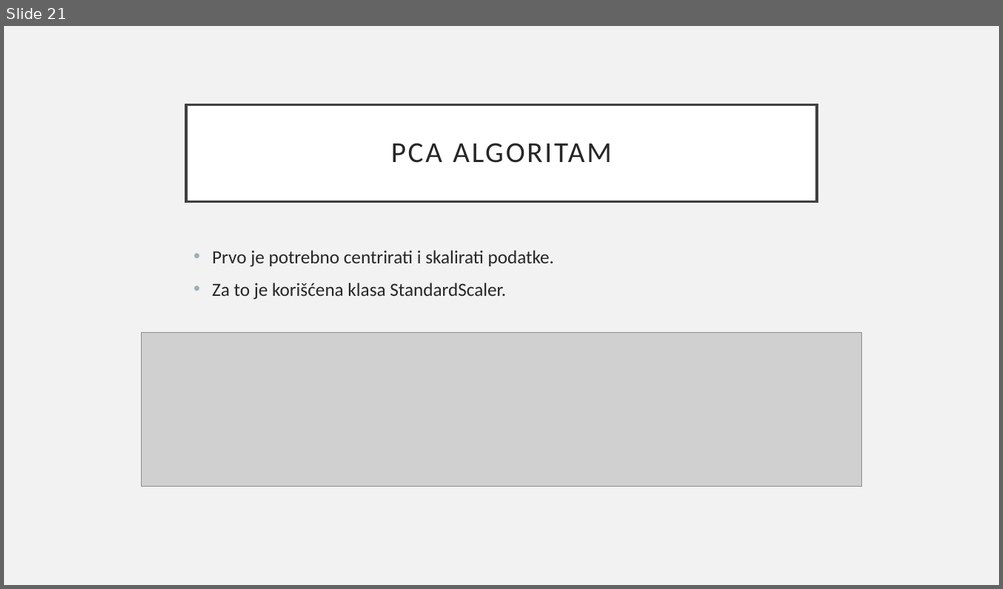
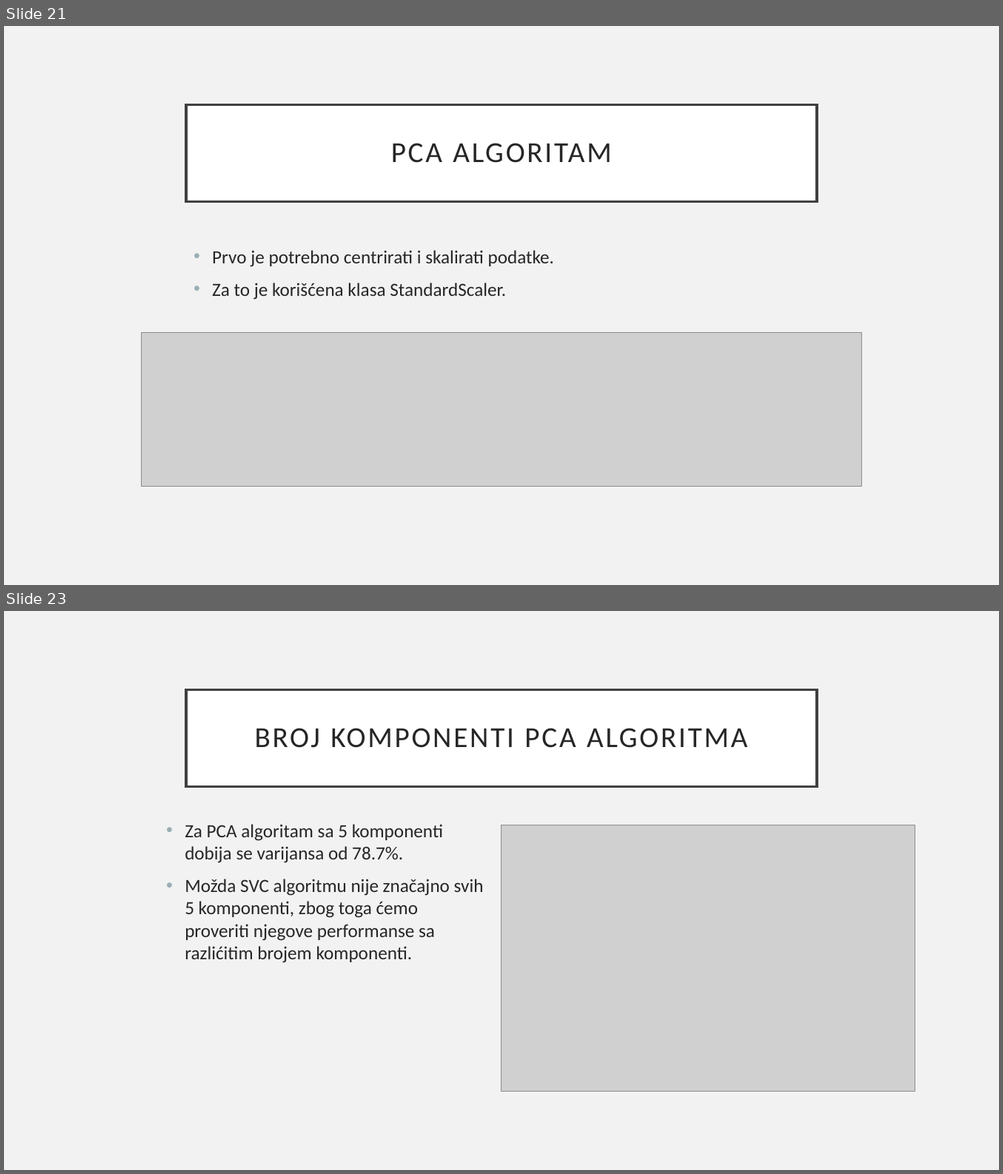
Before and after one commit to mijatkrivokapic/Epileptic-Seizure-Recognition, a slide deck: Detekcija epileptičnih napada pomoću EEG vremenske serije.pptx. Shown one above the other, each under a label of ours: slide 21 before the commit, slides 21 and 23 after it; the slides between them are not shown. The pictures are 1003x589 and 1003x1174 pixels, drawn with LibreOffice and Linux fonts; fonts in the diff are those of the drawing; grey boxes stand for pictures. Boxes give left, top, right and bottom in pixels: in the first picture for what was removed or moved away, otherwise in the second. Text is boxed around its words. In the diff, an @@ line names an element or a change of style, - is before the commit and + after.

```diff
--- a/Detekcija epileptičnih napada pomoću EEG vremenske serije.pptx
+++ b/Detekcija epileptičnih napada pomoću EEG vremenske serije.pptx
@@ slide 23 added at [4,611,999,1170], background #F2F2F2 @@
@@ title added at [186,689,817,786], fill #FFFFFF, outline #404040 2.5 pt, 28 pt, text #262626 @@
+BROJ KOMPONENTI PCA ALGORITMA
@@ text added at [185,824,484,963], 18 pt, text #262626 @@
+• Za PCA algoritam sa 5 komponenti dobija se varijansa od 78.7%.
+• Možda SVC algoritmu nije značajno svih 5 komponenti, zbog toga ćemo proveriti njegove performanse sa razlićitim brojem komponenti.
@@ picture added at [502,825,915,1092] @@
```
Also in this commit, not shown: 7 slides changed, 7 other slides added, 4 slides removed, 1 other file.
